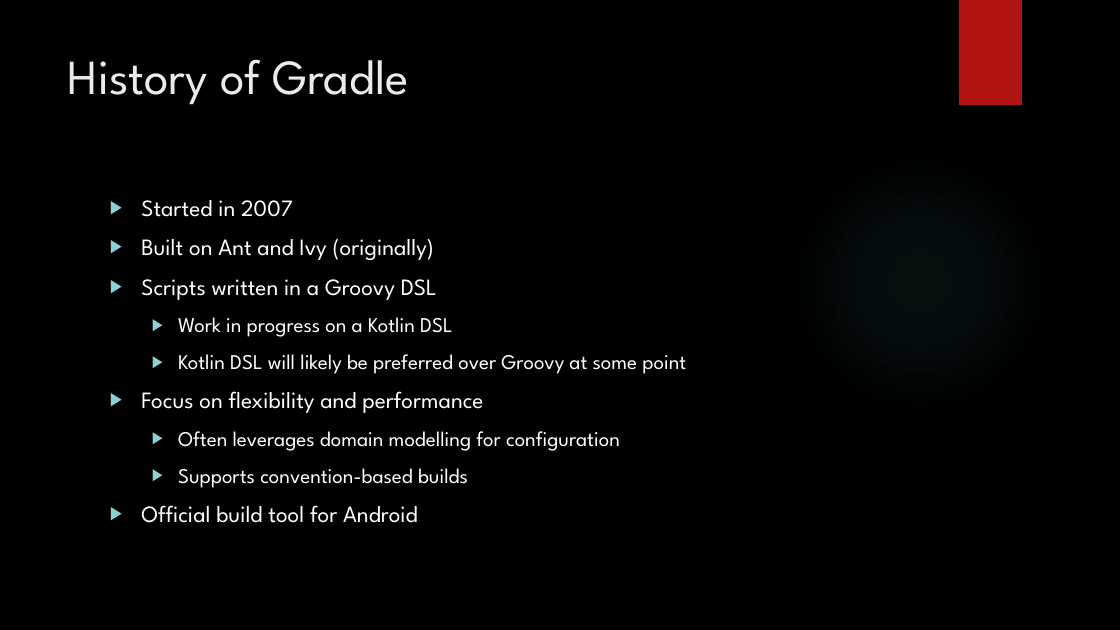
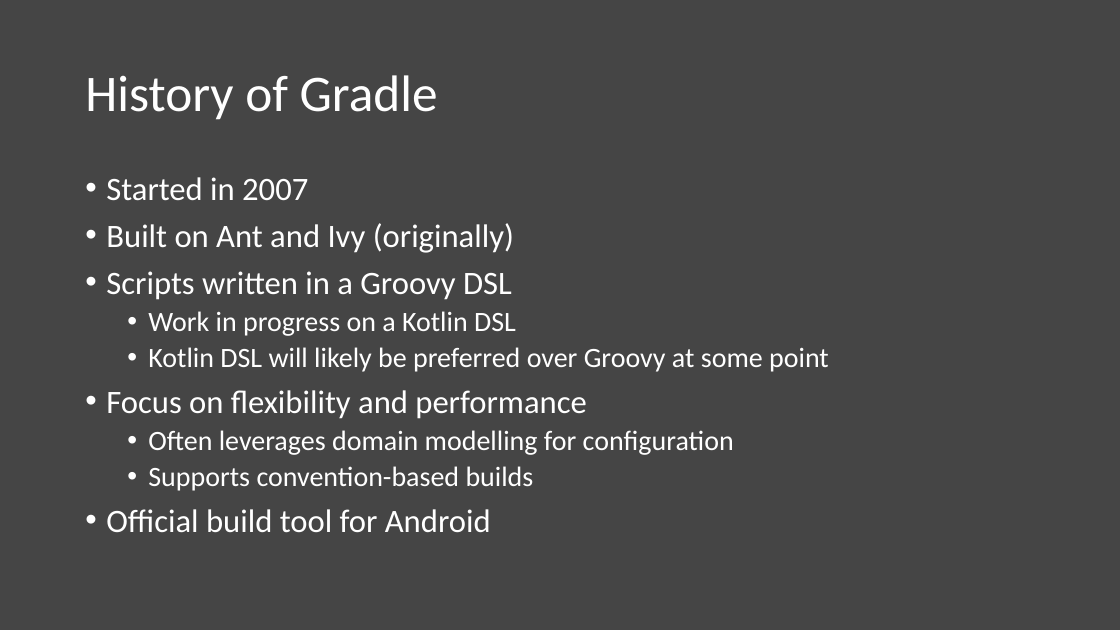
Before and after one commit to clojuremn/gradle-clojure-talk, a slide deck: slide 4 of gradle-clojure.pptx. Drawn at 1120x630 pixels with LibreOffice and Linux fonts; fonts in the diff are those of the drawing; background and template pictures are left out. Boxes give left, top, right and bottom in pixels: in the first picture for what was removed or moved away, otherwise in the second. Text is boxed around its words. In the diff, an @@ line names an element or a change of style, - is before the commit and + after.

Commit message:
theme change

```diff
--- a/gradle-clojure.pptx
+++ b/gradle-clojure.pptx
@@ background picture (left out) to #454545 @@
@@ rectangle removed at [959, 0, 1022, 105] @@
@@ title "History of Gradle": place and size @@
-title "History of Gradle" at [68, 59, 408, 105]
+title "History of Gradle" at [85, 75, 438, 120]
@@ title "History of Gradle" at [85, 75, 438, 120]: size 42 to 44 pt, font League Spartan to Calibri, text colour #EBEBEB to #FFFFFF; line spacing 1 to 0.9; vertical alignment top to middle @@
@@ text "Started in 2007": place and size @@
-text "Started in 2007" at [141, 200, 686, 523]
+text "Started in 2007" at [106, 177, 829, 532]
@@ text "Started in 2007" at [106, 177, 829, 532]: size 20 to 28 pt in "Started in 2007", "Built on Ant and Ivy (originally)", "Scripts written in a Groovy DSL", "Focus on flexibility and performance" and 1 more places; font League Spartan to Calibri; size 18 to 24 pt in "Work in progress on a Kotlin DSL", "Kotlin DSL will likely be preferred over ...", "Often leverages domain modelling for configuration", "Supports convention-based builds"; bullet ▶ to •; line spacing 1 to 0.9; less space between paragraphs @@
@@ ellipse removed at [791, 154, 1049, 413] @@
```
Also in this commit, not shown: 13 other slides changed.
